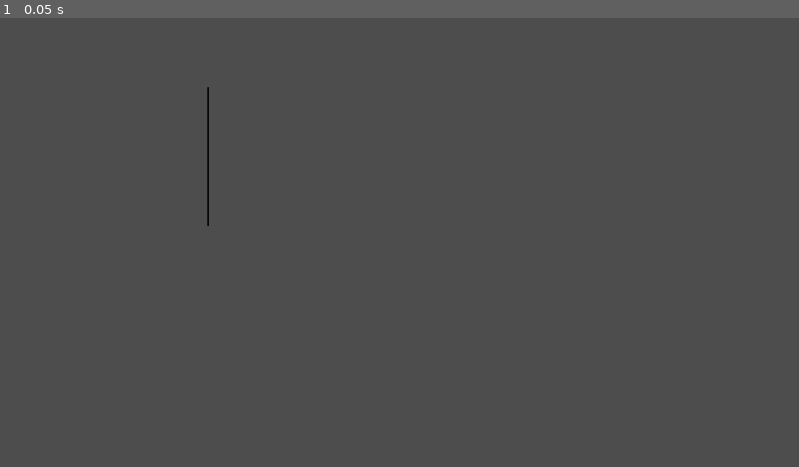
Above: before the commit, frame 1.
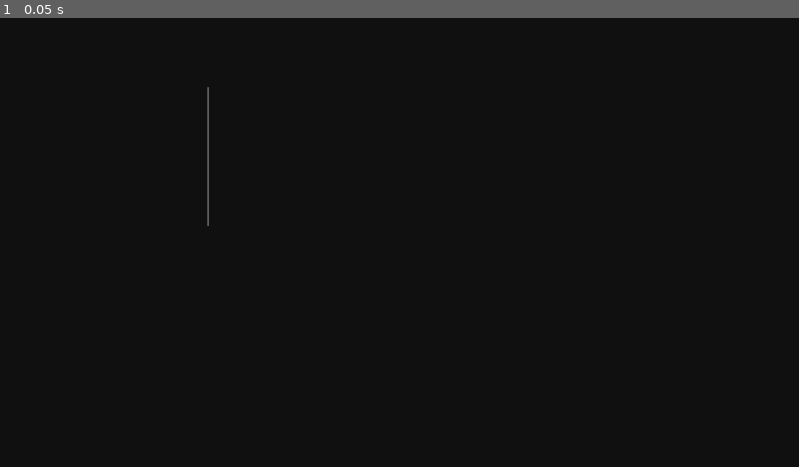
Above: after the commit, the same moment.

Repository: nikkehtine/2d-raycasting
Game: Godot game, scene res://Levels/Level1.tscn
The game is run twice, just before and just after one commit, with the same random seed, the same clock (stepped at 60 frames per second) and the same inputs.
Inputs:
- Up to frame 1 (0.05 s): no input

The runs differ from the first frame. In frame 1, 100% of the frame differs, in the area x 0-100%, y 0-100%.

Commit message:
Add a line, change colors

Diff:
--- a/Actors/Boundary.gd
+++ b/Actors/Boundary.gd
@@ -8,15 +8,14 @@
 @onready var line = $Line2D
 
 func _ready() -> void:
-	if line:
-		line.width = width
-		line.default_color = stroke
-		line.points = [start_point, end_point]
-	else:
-		print("ERR: Line2D node not found")
+	line.width = width
+	line.default_color = stroke
+	line.points = [start_point, end_point]
 
-func set_props(start: Vector2, end: Vector2, color: Color = Color.BLACK, thickness: float = 2.0) -> void:
+func set_props(color: Color, thickness: float) -> void:
+	stroke = color
+	width = thickness
+
+func set_points(start: Vector2, end: Vector2) -> void:
 	start_point = start
 	end_point = end
-	stroke = color
-	width = thickness
--- a/Levels/Level1.gd
+++ b/Levels/Level1.gd
@@ -5,7 +5,8 @@
 # Called when the node enters the scene tree for the first time.
 func _ready() -> void:
 	var b = Boundary.instantiate()
-	b.set_props(Vector2(300, 300), Vector2(300, 100))
+	b.set_points(Vector2(300, 300), Vector2(300, 100))
+	b.set_props(Color.DIM_GRAY, 2.0)
 	add_child(b)
 
 # Called every frame. 'delta' is the elapsed time since the previous frame.
--- a/project.godot
+++ b/project.godot
@@ -18,3 +18,4 @@
 [rendering]
 
 renderer/rendering_method="mobile"
+environment/defaults/default_clear_color=Color(0.0646965, 0.0646966, 0.0646965, 1)
